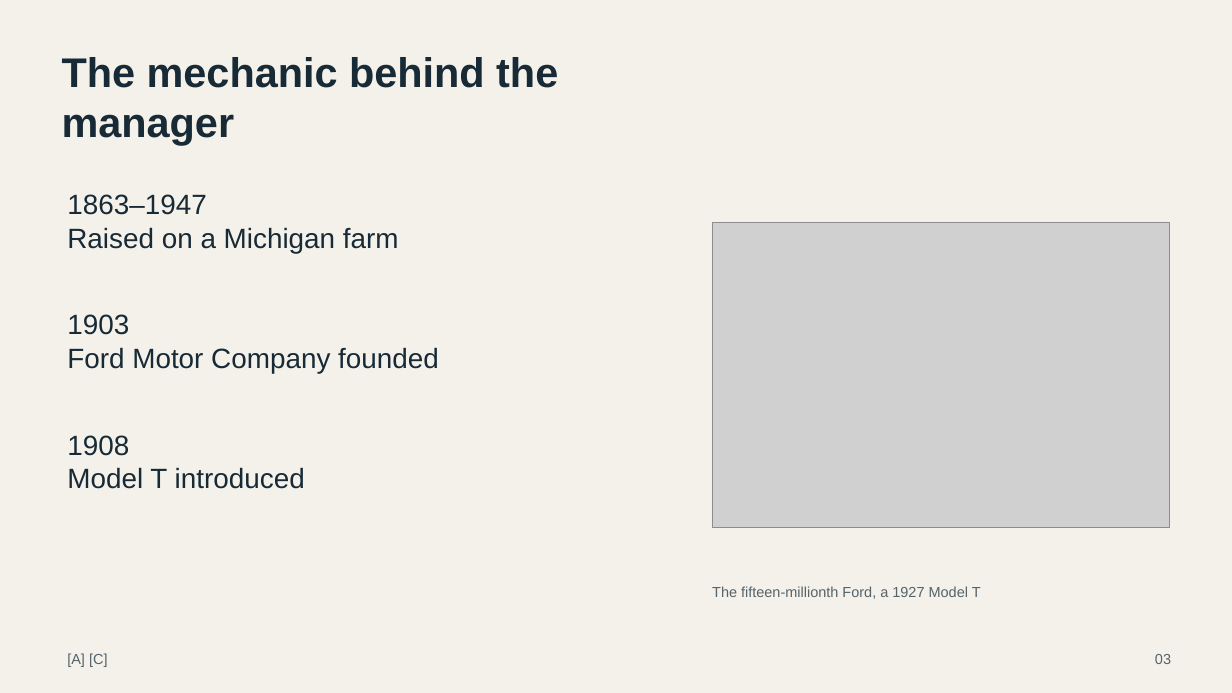
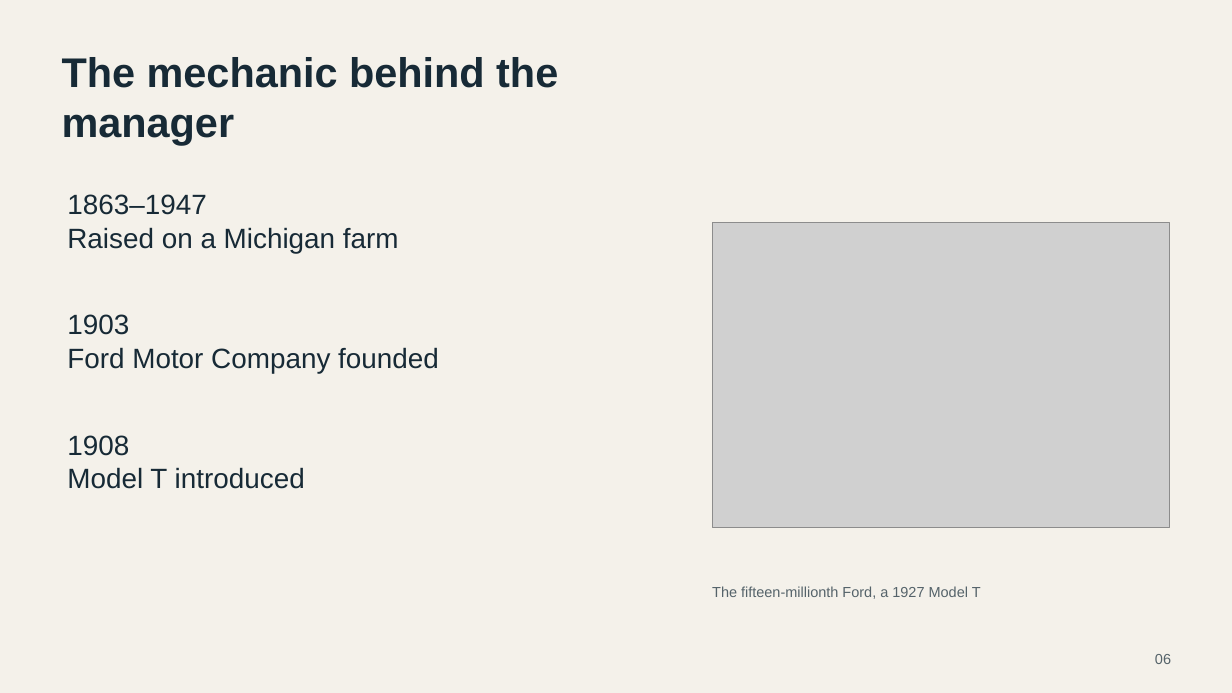
Before and after one commit to chocojawns/MGT, a slide deck: slide 6 of temp 3.pptx (slide 3 before the commit). Drawn at 1232x693 pixels with LibreOffice and Linux fonts; fonts in the diff are those of the drawing; grey boxes stand for pictures. Boxes give left, top, right and bottom in pixels: in the first picture for what was removed or moved away, otherwise in the second. Text is boxed around its words. In the diff, an @@ line names an element or a change of style, - is before the commit and + after.

```diff
--- a/temp 3.pptx
+++ b/temp 3.pptx
@@ text removed at (67, 653, 108, 667) @@
-[A] [C]
@@ text at (1155, 654, 1171, 664): text changed @@
-03
+06
```
Also in this commit, not shown: 24 other slides changed, 3 slides added, 2 slides removed.
